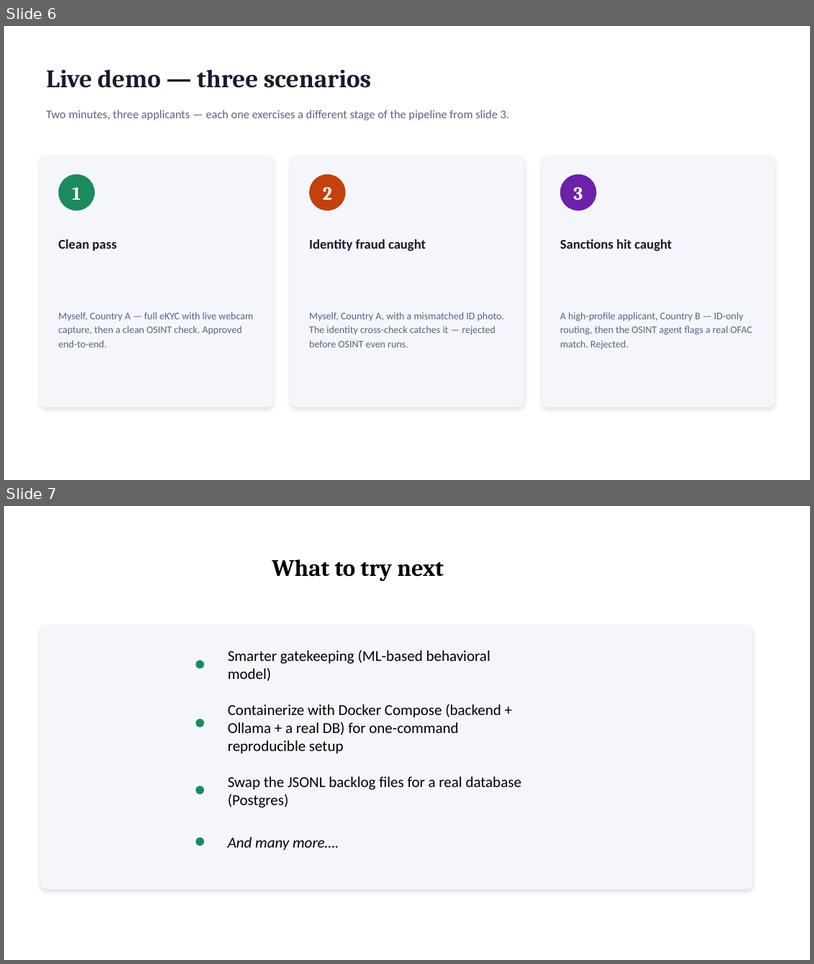
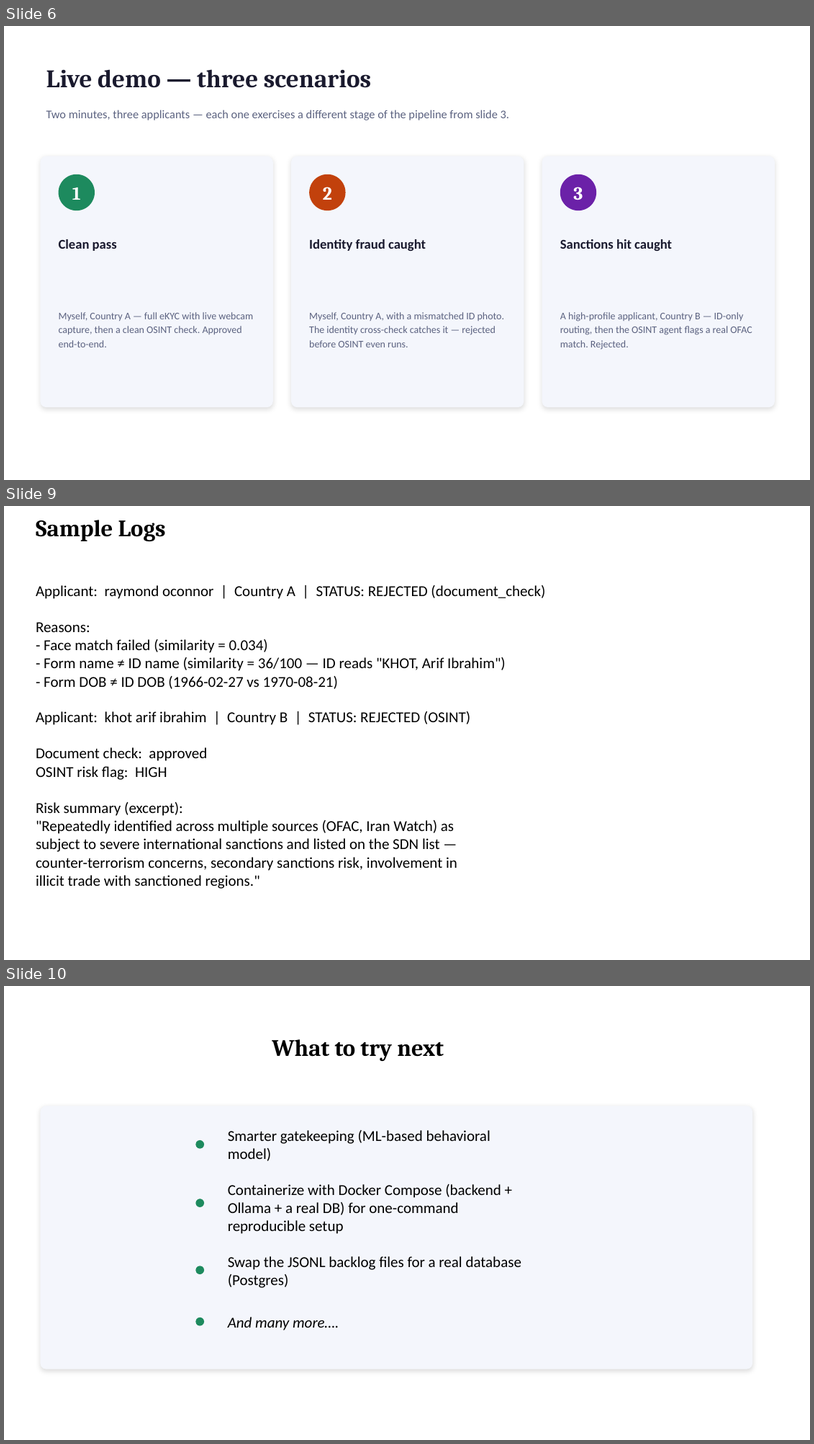
Before and after one commit to raymondww/kyc-onboarding-engine, a slide deck: kyc_pitch_deck.pptx. Shown one above the other, each under a label of ours: slides 6 and 7 before the commit, slides 6, 9 and 10 after it; the slides between them are not shown. The pictures are 814x964 and 814x1444 pixels, drawn with LibreOffice and Linux fonts; fonts in the diff are those of the drawing. Boxes give left, top, right and bottom in pixels: in the first picture for what was removed or moved away, otherwise in the second. Text is boxed around its words. In the diff, an @@ line names an element or a change of style, - is before the commit and + after.

```diff
--- a/kyc_pitch_deck.pptx
+++ b/kyc_pitch_deck.pptx
@@ slide 9 added at box(4, 506, 810, 960), background #FFFFFF @@
@@ text added at box(36, 520, 166, 541), 28 pt, text #000000, bold @@
+Sample Logs
@@ text added at box(36, 585, 545, 689), 18 pt, text #000000 @@
+Applicant: raymond oconnor | Country A | STATUS: REJECTED (document_check)
+Reasons:
+- Face match failed (similarity = 0.034)
+- Form name ≠ ID name (similarity = 36/100 — ID reads "KHOT, Arif Ibrahim")
+- Form DOB ≠ ID DOB (1966-02-27 vs 1970-08-21)
@@ text added at box(36, 711, 471, 888), 18 pt, text #000000 @@
+Applicant: khot arif ibrahim | Country B | STATUS: REJECTED (OSINT)
+Document check: approved
+OSINT risk flag: HIGH
+Risk summary (excerpt):
+"Repeatedly identified across multiple sources (OFAC, Iran Watch) as
+subject to severe international sanctions and listed on the SDN list —
+counter-terrorism concerns, secondary sanctions risk, involvement in
+illicit trade with sanctioned regions."
@@ what was slide 7 is now slide 10 @@
```
Also in this commit, not shown: 2 other slides added, 1 other file.
